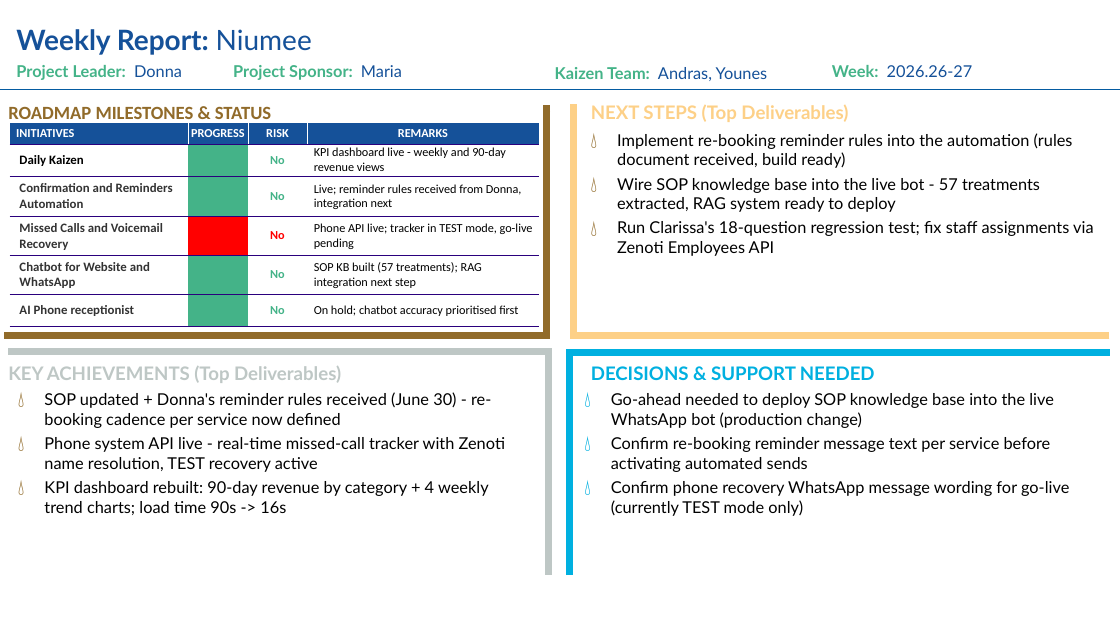
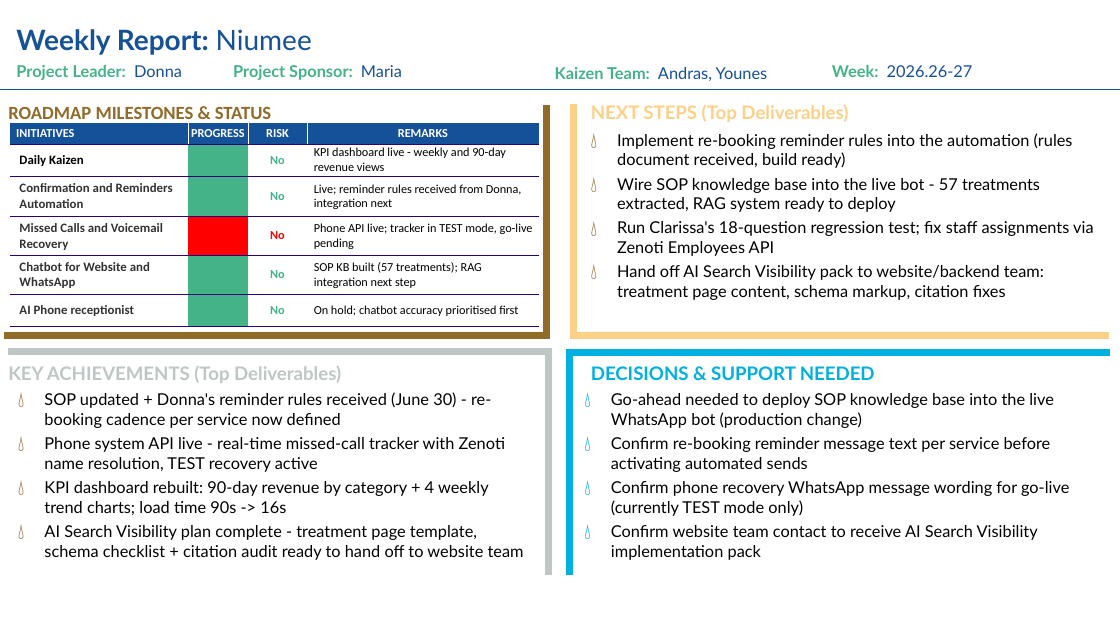
Before and after one commit to autmationsolution-a11y/files, a slide deck: slide 1 of Niumee/Kaizen-CW26-27-Niumee-Weekly-Report.pptx. Drawn at 1120x630 pixels with LibreOffice and Linux fonts; fonts in the diff are those of the drawing; background and template pictures are left out. Boxes give left, top, right and bottom in pixels: in the first picture for what was removed or moved away, otherwise in the second. Text is boxed around its words. In the diff, an @@ line names an element or a change of style, - is before the commit and + after.

Commit message:
CW26-27 Niumee weekly report - add AI Search Visibility achievement

```diff
--- a/Niumee/Kaizen-CW26-27-Niumee-Weekly-Report.pptx
+++ b/Niumee/Kaizen-CW26-27-Niumee-Weekly-Report.pptx
@@ text at [617, 265, 1044, 300]: paragraph added @@
+💧 Hand off AI Search Visibility pack to website/backend team: treatment page content, schema markup, citation fixes
@@ text at [44, 525, 524, 560]: paragraph added @@
+💧 AI Search Visibility plan complete - treatment page template, schema checklist + citation audit ready to hand off to website team
@@ text at [611, 525, 1038, 560]: paragraph added @@
+💧 Confirm website team contact to receive AI Search Visibility implementation pack
```
